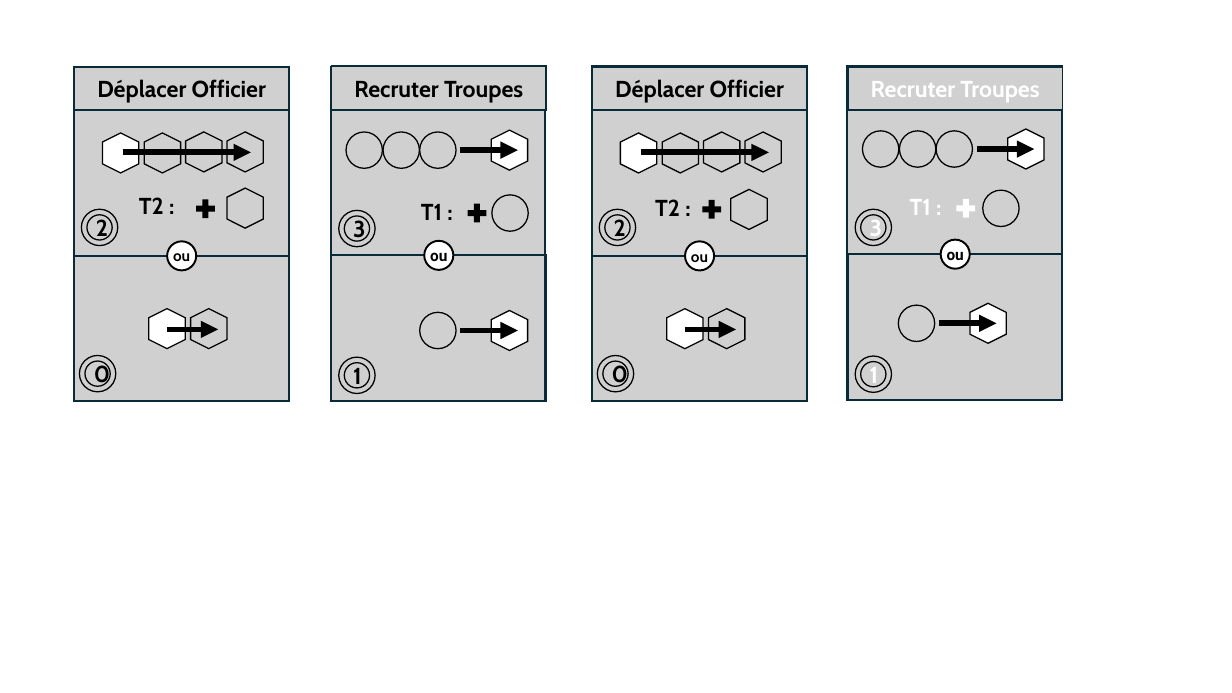
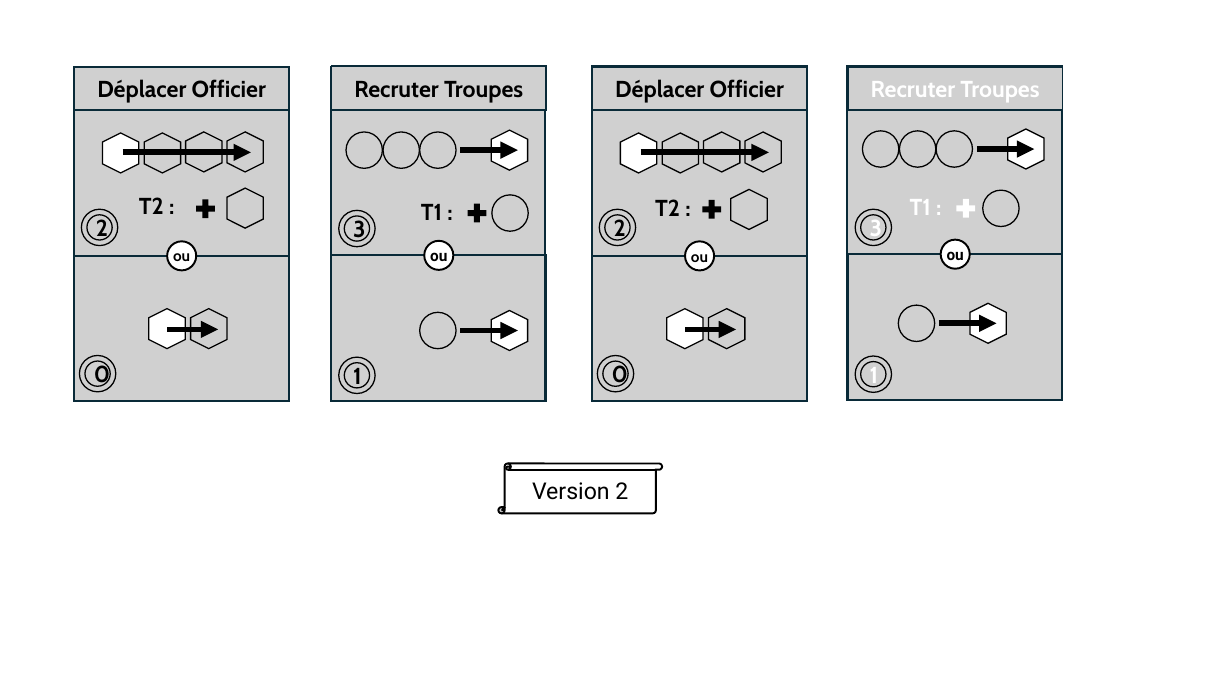
Before and after one commit to LucasBorboleta/Donjons-et-Barons, a slide deck: slide 2 of docs/cartes-a-jouer.pptx. Drawn at 1232x693 pixels with LibreOffice and Linux fonts; fonts in the diff are those of the drawing; grey boxes stand for pictures. Boxes give left, top, right and bottom in pixels: in the first picture for what was removed or moved away, otherwise in the second. Text is boxed around its words. In the diff, an @@ line names an element or a change of style, - is before the commit and + after.

```diff
--- a/docs/cartes-a-jouer.pptx
+++ b/docs/cartes-a-jouer.pptx
@@ vertical scroll added at bbox=[498, 464, 662, 514], fill #FFFFFF, outline #000000 1.5 pt, 18 pt, text #000000 @@
+Version 2
```
Also in this commit, not shown: 1 other slide changed, 6 slides added, 1 other file.
